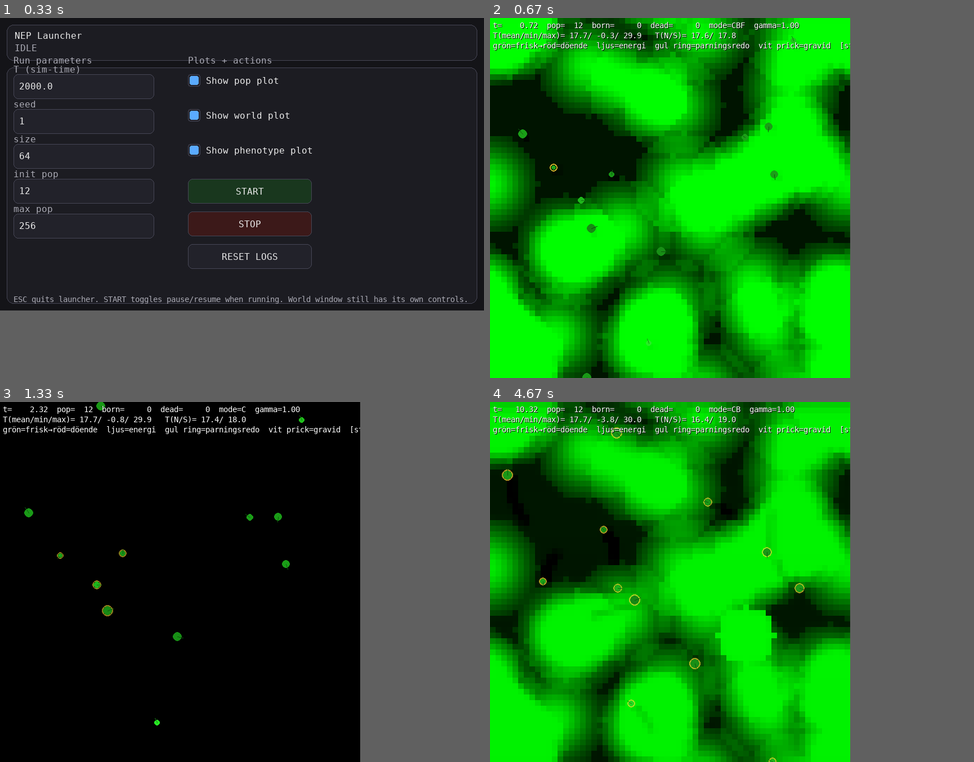
Above: before the commit, frames 1-4 (two rows, left to right).
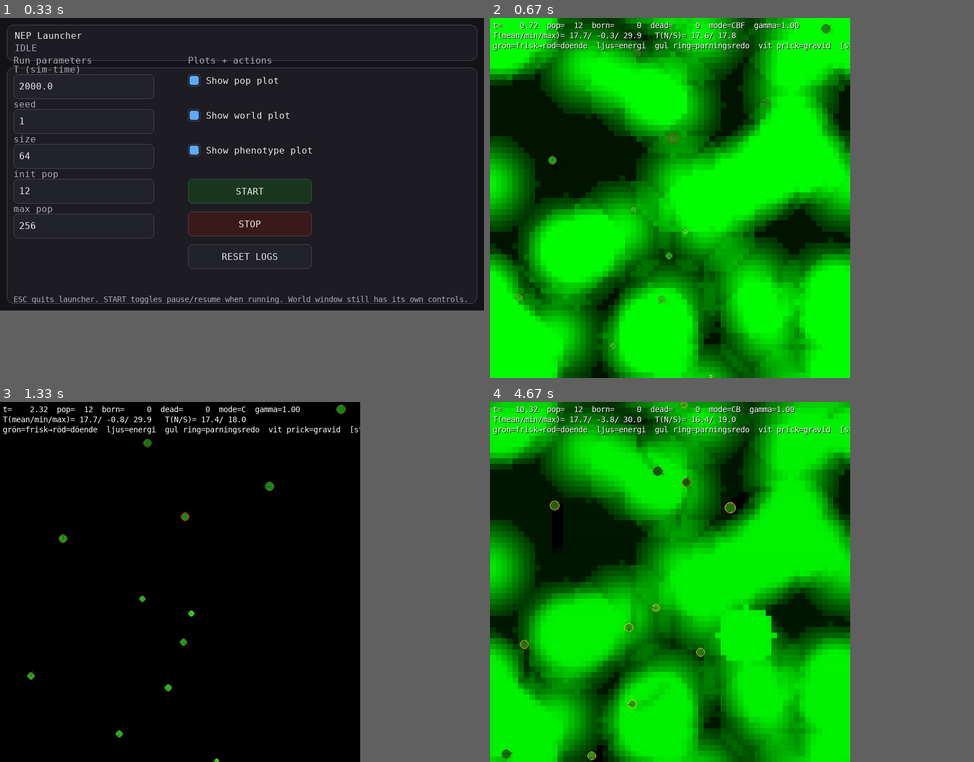
Above: after the commit, the same moments.

Repository: JoakimStorck/nep-process
Game: pygame game, started from nep_gui_launcher.py
The game is run twice, just before and just after one commit, with the same random seed, the same clock (stepped at 60 frames per second) and the same inputs.
Inputs (mouse positions are in pixels of both pictures, inside the frame that each line leads up to):
- Up to frame 1 (0.33 s): no input
- Up to frame 2 (0.67 s): click "START" at 0.38 s
- Up to frame 3 (1.33 s): tap 3 at 0.67 s
- Up to frame 4 (4.67 s): tap 2 at 1.5 s; tap Space at 1.9, 2.2, 4.13, 4.47 s; tap 1 at 1.98, 4.55 s; click (702, 657) at 2.38 s; tap 3 at 3.17 s

Frame 1 is identical in both runs. In frame 2, 0.6% of the frame differs, in the area x 5-71%, y 1-100%; in frame 3, 0.7%; in frame 4, 2.4%, in the area x 0-75%, y 0-100%.

Commit message:
First shot at predation.

Diff:
--- a/agent.py
+++ b/agent.py
@@ -257,6 +257,14 @@
     repro_cooldown_s: float = 8.0
     M_repro_soft: float = 0.03
     E_repro_soft: float = 0.05
+
+    # ------------------------
+    # Predation
+    # ------------------------
+    attack_range: float = 1.5        # rutnätsenheter — max avstånd för attack
+    attack_damage_per_s: float = 0.3 # D-inflöde per sekund på bytet vid attack
+    attack_energy_gain: float = 0.5  # fraktion av bytets förlorade energi som predatorn får
+    attack_cost_per_s: float = 0.05  # fraktion av predatorns Ecap per sekund som attacken kostar
 
     birth_E0: float = 0.0
     birth_k_E_per_M: float = 7.0e4
@@ -1354,7 +1362,7 @@
 
     id: int = field(default_factory=_new_agent_id)
 
-    OBS_DIM: ClassVar[int] = 21
+    OBS_DIM: ClassVar[int] = 23   # +2: predator_bearing (cos/sin), predator_dist
     OUT_DIM: ClassVar[int] = 5
 
     body: Body = field(init=False)
@@ -1385,6 +1393,7 @@
     _last_detect_j: int = field(init=False, default=-1)  # avståndssteg för senaste träff (-1=ingen)
     _sense_m_eff: int = field(init=False, default=0)     # effektivt stråldjup nästa skanning
     _cached_agent_hit: tuple = field(init=False)         # (N, Nu, Nd) från senaste see_agent_first_hit
+    _cached_predator_hit: tuple = field(init=False)      # (pred_bearing, pred_dist) — närmaste hotande predator
 
     def __post_init__(self) -> None:
         self.AP = replace(self.AP)
@@ -1411,6 +1420,7 @@
         self._last_detect_j = -1
         self._sense_m_eff = 0
         self._cached_agent_hit = (0.0, 0.0, 0.0)
+        self._cached_predator_hit = (0.0, 0.0)
 
     def _init_body_state_from_AP(self) -> None:
         self.body.M = max(0.0, float(self.AP.M0))
@@ -1441,7 +1451,8 @@
     def phenotype_summary(self) -> dict:
         return phenotype_summary(self.pheno)
 
-    def _build_obs(self, B0: float, C0: float, rays_B, rays_C) -> np.ndarray:
+    def _build_obs(self, B0: float, C0: float, rays_B, rays_C,
+                   pred_bearing: float = 0.0, pred_dist: float = 0.0) -> np.ndarray:
         rb = np.asarray(rays_B, dtype=np.float32)
         rc = np.asarray(rays_C, dtype=np.float32)
 
@@ -1475,7 +1486,8 @@
             [
                 obs,
                 self.obs_trace,
-                np.array([math.cos(aB), math.sin(aB), math.cos(aC), math.sin(aC), D], dtype=np.float32),
+                np.array([math.cos(aB), math.sin(aB), math.cos(aC), math.sin(aC), D,
+                          float(pred_bearing), float(pred_dist)], dtype=np.float32),
             ]
         )
         return x
@@ -1519,7 +1531,6 @@
         (B0, C0), rays_B, rays_C = self.sensors.sense(
             world, self.x, self.y, self.heading, rng=rng, m_eff=m_eff,
         )
-        x_in = self._build_obs(B0, C0, rays_B, rays_C)
 
         # Kontrollera om något detekterades (mat i rays eller lokalt)
         thresh = float(self.AP.sense_alert_thresh)
@@ -1538,6 +1549,13 @@
 
         # Cacha för apply_outputs — eliminerar dubbelanropet där
         self._cached_agent_hit = (N_ag, Nu_ag, Nd_ag)
+
+        # Predator-proxy: närmaste agent-riktning ger nätverket flykt-signal
+        pred_bearing = float(Nu_ag) * 2.0 * math.pi if N_ag > 0.5 else 0.0
+        pred_dist    = float(Nd_ag) if N_ag > 0.5 else 1.0
+
+        x_in = self._build_obs(B0, C0, rays_B, rays_C,
+                               pred_bearing=pred_bearing, pred_dist=pred_dist)
 
         if food_near or agent_near:
             # ALERT: hög frekvens, tight djup (lite förbi senaste träffen)
@@ -1665,49 +1683,73 @@
         activity = 0.03 + 0.45 * speed_n + 0.10 * ate
 
         # ---------------------------------------------------------
-        # 10) Social interaktion + parningsattraktion
-        # ---------------------------------------------------------
-        soc   = float(getattr(self.pheno, "sociability", 0.0))
+        # 10) Reflexiva drivkrafter: parning, predation, flykt, matsökning
+        # ---------------------------------------------------------
+        soc  = float(getattr(self.pheno, "sociability", 0.0))
+        pred = float(getattr(self.pheno, "predation",   0.0))
         N, Nu, Nd = self._cached_agent_hit
         in_mating_mode = self.ready_to_reproduce()
 
         if in_mating_mode and N > 0.5:
-            # PARNINGSATTRAKTION: åsidosätter nätverkets output helt.
-            # En redo individ som ser en annan agent styr rakt mot dem
-            # med full kraft — ingen jitter, ingen explore_drive.
-            # Det biologiska motivet: parrningsdrift är starkare än matdrift.
-            a_hit   = self.heading + (2.0 * math.pi * float(Nu))
-            errN    = self._signed_angle(a_hit - self.heading)
-            biasN   = clamp(errN / math.pi, -1.0, 1.0)
-
-            Nd_f    = float(Nd)
+            # A. PARNINGSATTRAKTION — åsidosätter allt
+            a_hit = self.heading + (2.0 * math.pi * float(Nu))
+            errN  = self._signed_angle(a_hit - self.heading)
+            biasN = clamp(errN / math.pi, -1.0, 1.0)
+            if float(Nd) > 0.05:
+                turn          = clamp(0.95 * biasN, -1.0, 1.0)
+                thrust        = 1.0
+                explore_drive = 0.0
+
+        elif pred > 0.3 and N > 0.5:
+            # B. PREDATIONSATTRAKTION — rovdjur jagar närmaste agent
+            a_hit = self.heading + (2.0 * math.pi * float(Nu))
+            errN  = self._signed_angle(a_hit - self.heading)
+            biasN = clamp(errN / math.pi, -1.0, 1.0)
+            Nd_f  = float(Nd)
             if Nd_f > 0.05:
-                # Inte i direktkontakt: sväng hårt mot grannen, full gas
-                MATE_TURN = 0.95
-                turn          = clamp(MATE_TURN * biasN, -1.0, 1.0)
-                thrust        = 1.0          # full fart
-                explore_drive = 0.0          # noll jitter
-            # Vid Nd < 0.05: de är i princip på varandra — parning sker
-            # via population._try_mating(), rör sig inte mer
+                hs            = clamp(pred, 0.0, 1.0)
+                turn          = clamp(turn + 0.90 * hs * biasN, -1.0, 1.0)
+                thrust        = clamp(thrust + 0.5 * hs, 0.0, 1.0)
+                explore_drive = explore_drive * (1.0 - 0.7 * hs)
 
         elif N > 0.5:
-            # Normal social interaktion (ej parningsläge)
-            a_hit  = self.heading + (2.0 * math.pi * float(Nu))
-            errN   = self._signed_angle(a_hit - self.heading)
-            biasN  = clamp(errN / math.pi, -1.0, 1.0)
-            Nd_f   = float(Nd)
-
+            # C. SOCIAL INTERAKTION (repulsion nära, soc-styrd på avstånd)
+            a_hit = self.heading + (2.0 * math.pi * float(Nu))
+            errN  = self._signed_angle(a_hit - self.heading)
+            biasN = clamp(errN / math.pi, -1.0, 1.0)
+            Nd_f  = float(Nd)
             REP_ZONE = 0.35
             if Nd_f < REP_ZONE:
-                rep_strength  = 1.0 - (Nd_f / REP_ZONE)
-                turn          = clamp(turn - 0.70 * rep_strength * biasN, -1.0, 1.0)
-                explore_drive = explore_drive * (1.0 - 0.3 * rep_strength)
+                rs            = 1.0 - (Nd_f / REP_ZONE)
+                turn          = clamp(turn - 0.70 * rs * biasN, -1.0, 1.0)
+                explore_drive = explore_drive * (1.0 - 0.3 * rs)
             else:
                 soc_bias = 2.0 * soc - 1.0
                 if abs(soc_bias) > 1e-6:
                     wdist         = clamp(1.0 - Nd_f, 0.0, 1.0)
                     turn          = clamp(turn + 0.70 * soc_bias * wdist * biasN, -1.0, 1.0)
                     explore_drive = explore_drive * (1.0 - 0.60 * abs(soc_bias) * wdist)
+
+        # D. MATSÖKNINGSREFLEX — sväng mot starkaste matråle när hungrig
+        hunger_now = float(self.body.hunger())
+        if hunger_now > 0.4:
+            sensors = getattr(self, "sensors", None)
+            if sensors is not None:
+                accB = getattr(sensors, "_accB", None)
+                accC = getattr(sensors, "_accC", None)
+                ang  = getattr(sensors, "_ang_base", None)
+                if accB is not None and ang is not None and len(accB) > 0:
+                    _diet  = float(getattr(self.pheno, "diet", 0.5))
+                    combo  = accB * (1.0 - _diet) + accC * _diet
+                    i_best = int(np.argmax(combo))
+                    sig    = float(combo[i_best])
+                    if sig > 0.05:
+                        food_angle = float(ang[i_best]) + float(self.heading)
+                        err_food   = self._signed_angle(food_angle - self.heading)
+                        bias_food  = clamp(err_food / math.pi, -1.0, 1.0)
+                        fd         = clamp(hunger_now - 0.4, 0.0, 0.6) * sig
+                        turn       = clamp(turn + 0.60 * fd * bias_food, -1.0, 1.0)
+                        thrust     = clamp(thrust + 0.3 * fd, 0.0, 1.0)
 
         # ---------------------------------------------------------
         # 11) Body dynamics (includes gestation build model: "Väg 2")
--- a/phenotype.py
+++ b/phenotype.py
@@ -51,6 +51,9 @@
     # Kostpreferens: 0=herbivore, 0.5=generalist, 1=scavenger
     diet: float
 
+    # Predation: benägenhet att attackera levande byten (0=fredsam, 1=rovdjur)
+    predation: float
+
     # Placeholders / later
     risk_aversion: float
     sociability: float
@@ -87,6 +90,7 @@
 _T_M_REPRO_MIN     = 19
 _T_M_TARGET        = 20   # genetiskt bestämd vuxenmassa
 _T_DIET            = 21   # 0=ren herbivore, 1=ren scavenger
+_T_PREDATION       = 22   # benägenhet att attackera levande byten
 
 @dataclass(frozen=True)
 class PhenoRanges:
@@ -151,6 +155,10 @@
     diet_min: float = 0.0
     diet_max: float = 1.0
 
+    # Predation — brett för att ge evolution chans att hitta rovdjur
+    predation_min: float = 0.0
+    predation_max: float = 1.0
+
     M_repro_min_min: float = 0.15   # var 0.20 — lite lägre för att hinna reproducera
     M_repro_min_max: float = 0.45   # var 0.45
 
@@ -183,7 +191,8 @@
 
     u_mrepro   = _sigmoid(_get_trait(traits, _T_M_REPRO_MIN))
     u_Mtarget  = _sigmoid(_get_trait(traits, _T_M_TARGET))
-    u_diet     = _sigmoid(_get_trait(traits, _T_DIET))
+    u_diet       = _sigmoid(_get_trait(traits, _T_DIET))
+    u_predation  = _sigmoid(_get_trait(traits, _T_PREDATION))
 
     return Phenotype(
         A_mature=float(_lerp(R.A_mature_min, R.A_mature_max, u_mature)),
@@ -213,6 +222,7 @@
         cold_aversion=float(_lerp(R.cold_aversion_min, R.cold_aversion_max, u_cold)),
         sense_strength=float(u_sense),
         diet=float(_lerp(R.diet_min, R.diet_max, u_diet)),
+        predation=float(_lerp(R.predation_min, R.predation_max, u_predation)),
     )
 
 
@@ -225,6 +235,7 @@
         "M_repro_min": float(p.M_repro_min),
         "M_target": float(p.M_target),
         "diet": float(p.diet),
+        "predation": float(p.predation),
         "E_rep_min": float(p.E_rep_min),
 
         "metabolism_scale": float(p.metabolism_scale),
--- a/population.py
+++ b/population.py
@@ -58,7 +58,7 @@
     init_pop: int = 12
     max_pop: int = 500   # höjt — naturlig matbrist sätter taket nu, inte detta
 
-    n_traits: int = 22   # DIET (index 21) tillagt
+    n_traits: int = 23   # PREDATION (index 22) tillagt
 
     spawn_jitter_r: float = 1.5
 
@@ -599,6 +599,52 @@
                 B0, C0 = BC_list[i]
                 _ = a.apply_outputs(self.world, ctx, Y[i], B0, C0)
 
+        # (C2) Predation: rovdjur attackerar levande byten inom attack_range
+        attack_range = float(self.AP.attack_range)
+        dmg_per_s    = float(self.AP.attack_damage_per_s)
+        E_gain_frac  = float(self.AP.attack_energy_gain)
+        cost_frac    = float(self.AP.attack_cost_per_s)
+        size_f       = float(self.WP.size)
+        dt_val       = float(self.WP.dt)
+
+        alive_now = [a for a in self.agents if a.body.alive]
+        for predator in alive_now:
+            pred_trait = float(getattr(predator.pheno, "predation", 0.0))
+            if pred_trait < 0.2 or not predator.body.alive:
+                continue
+
+            # Betala attackkostnad
+            predator.body.take_energy(
+                cost_frac * pred_trait * float(predator.body.E_cap()) * dt_val
+            )
+
+            px, py = float(predator.x), float(predator.y)
+            for prey in alive_now:
+                if prey is predator or not prey.body.alive:
+                    continue
+                dx = min(abs(float(prey.x) - px), size_f - abs(float(prey.x) - px))
+                dy = min(abs(float(prey.y) - py), size_f - abs(float(prey.y) - py))
+                if math.sqrt(dx*dx + dy*dy) > attack_range:
+                    continue
+
+                # Skada proportionell mot predatorns massa och predation-trait
+                dD = dmg_per_s * pred_trait * (float(predator.body.M) ** 0.5) * dt_val
+                prey.body.D = min(float(prey.body.D) + dD, float(prey.body.AP.D_max))
+
+                # Predatorn stjäl energi från bytet
+                E_stolen = min(
+                    E_gain_frac * dD * float(prey.body.E_cap()),
+                    float(prey.body.E_total()),
+                )
+                if E_stolen > 0.0:
+                    prey.body.take_energy(E_stolen)
+                    room = max(0.0, float(predator.body.E_cap()) - float(predator.body.E_total()))
+                    predator.body.E_fast += min(E_stolen, room) / 0.6
+
+                if not prey.body.alive:
+                    break
+
+
         # (D) deaths -> carcass (kg) + release bank slot + emit death
         deaths = 0
         survivors: List[Agent] = []
--- a/viewer_pygame.py
+++ b/viewer_pygame.py
@@ -436,6 +436,21 @@
                                    (ring_r+1, ring_r+1), ring_r, 2)
                 self._screen.blit(ring_surf, (px - ring_r - 1, py - ring_r - 1))
 
+            # --- Predation: röd yttre ring proportionell mot predation-trait ---
+            pred_trait = 0.0
+            try:
+                pred_trait = float(getattr(getattr(a, "pheno", None), "predation", 0.0))
+            except Exception:
+                pass
+            if pred_trait > 0.15:
+                pred_r     = radius + 1
+                pred_alpha = int(60 + 180 * pred_trait)
+                pred_color = (220, 30, 30, pred_alpha)
+                pred_surf  = pygame.Surface((pred_r*2+2, pred_r*2+2), pygame.SRCALPHA)
+                pygame.draw.circle(pred_surf, pred_color,
+                                   (pred_r+1, pred_r+1), pred_r, max(1, int(pred_trait*3)))
+                self._screen.blit(pred_surf, (px - pred_r - 1, py - pred_r - 1))
+
             # --- Graviditet: liten inre prick för fostret ---
             body = getattr(a, "body", None)
             if body is not None and getattr(body, "gestating", False):
